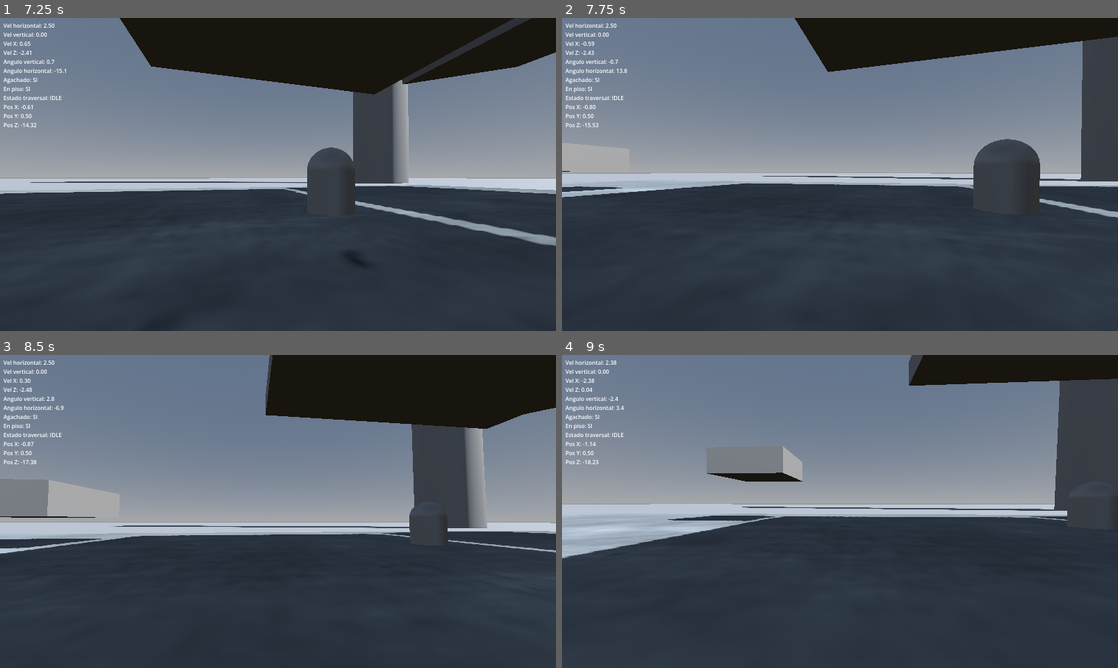
Above: before the commit, frames 1-4 (two rows, left to right).
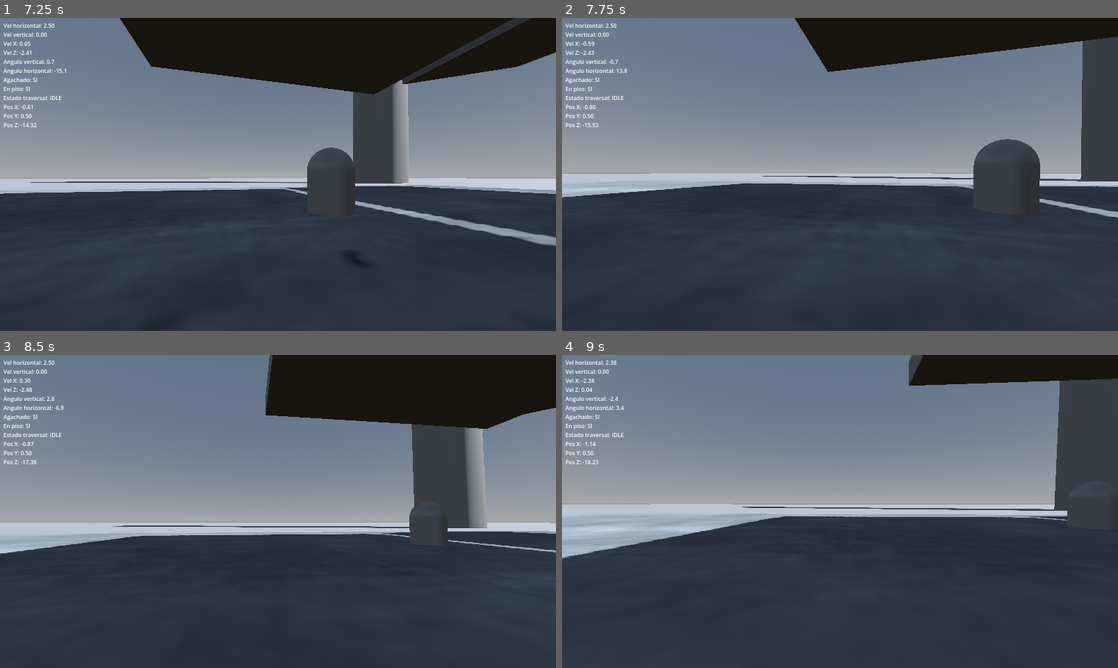
Above: after the commit, the same moments.

Repository: ElVerdulero2001/tun-tun-tun-sahur-el-juego-copia-de-Peripeteia-
Game: Godot game, scene res://levels/movement_test.tscn
The game is run twice, just before and just after one commit, with the same random seed, the same clock (stepped at 60 frames per second) and the same inputs.
Inputs (mouse positions are in pixels of both pictures, inside the frame that each line leads up to):
- Up to frame 1 (7.25 s): tap Enter at 0.5, 6.6 s; move the mouse to (305, 174) at 0.52 s; hold Ctrl (crouch) 0.53-1.28 s; hold W (move_forward) 0.53-5.78 s; click (305, 174) at 0.67 s; tap Space (jump) at 0.77, 1.52, 3.02, 3.77, 4.52, 6.02, 6.77 s; move the mouse to (250, 174) at 1.27 s; tap E (interactuar) at 1.35 s; move the mouse to (289, 168) at 2.02 s; tap C (kick) at 2.1 s; move the mouse to (272, 180) at 2.77 s; tap R (rotar_item) at 2.85 s; click (272, 180) at 2.92 s; move the mouse to (316, 177) at 3.52 s; hold Shift (run) 3.53-4.28 s; move the mouse to (233, 171) at 4.27 s; tap T (tirar_item) at 4.35 s; move the mouse to (283, 174) at 5.02 s; tap F (toggle_free_cam) at 5.1 s; click (283, 174) at 5.17 s; move the mouse to (255, 168) at 5.77 s; hold D (move_right) 5.78-6.53 s; tap K (toggle_trail) at 5.85 s; move the mouse to (305, 174) at 6.52 s; hold W (move_forward) from 6.53 s (still down)
- Up to frame 2 (7.75 s): keep holding W (move_forward); move the mouse to (812, 174) at 7.27 s; tap I at 7.35 s; click (812, 174) at 7.42 s; tap Space (jump) at 7.52 s
- Up to frame 3 (8.5 s): keep holding W (move_forward); move the mouse to (289, 505) at 8.02 s; hold J from 8.03 s (still down)
- Up to frame 4 (9 s): move the mouse to (834, 517) at 8.77 s; release W (move_forward) at 8.78 s; release J at 8.78 s; hold A (move_left) from 8.78 s (still down); tap L at 8.85 s

Frame 1 is identical in both runs. In frame 2, 0.1% of the frame differs, in the area x 0-11%, y 39-56%; in frame 3, 1.8%, in the area x 0-22%, y 39-62%; in frame 4, 1.0%.

Commit message:
sistema minimo de vehiculos guia por path3d, se tuvo que reconstruir todo desde cero, pero ahora es super robusto y soporta mucho abuso, cosa que la version anterior no

Diff:
--- a/levels/movement_test.tscn
+++ b/levels/movement_test.tscn
@@ -22,9 +22,11 @@
 [ext_resource type="PackedScene" uid="uid://c7dl0cwwdn0vp" path="res://scenes/props/dinamic/granada_01.tscn" id="20_00m5o"]
 [ext_resource type="PackedScene" uid="uid://cfgfx6u5ccnn7" path="res://scenes/props/static/escritorio_01.tscn" id="20_yig0p"]
 [ext_resource type="PackedScene" uid="uid://ddf7ji16h0jt3" path="res://scenes/props/static/circulo_circuloso.tscn" id="22_kcpfy"]
-[ext_resource type="Script" uid="uid://cw6roo4rhom6s" path="res://scripts/player n entities/systems/transport/caja.gd" id="23_0l33h"]
+[ext_resource type="Script" uid="uid://d237aithqk4tj" path="res://scripts/player n entities/systems/transport/nodes/nodes.gd" id="23_0l33h"]
 [ext_resource type="PackedScene" uid="uid://csxv50ydgh7d5" path="res://scenes/props/static/escalera_fea_v_1.tscn" id="23_co54g"]
+[ext_resource type="Script" uid="uid://iiwy1il82xxa" path="res://scripts/player n entities/systems/transport/nodes/script_del_path3d_prueba.gd" id="23_okx0b"]
 [ext_resource type="PackedScene" uid="uid://d1hcnv1fk1ld0" path="res://assets/models/no_collectibles/taladro_choto_1.glb" id="24_gpyf4"]
+[ext_resource type="Script" uid="uid://dr0d3ih0aef35" path="res://scripts/player n entities/systems/transport/nodes/script_para_el_vehiculo_prueba.gd" id="25_jm7au"]
 
 [sub_resource type="ProceduralSkyMaterial" id="ProceduralSkyMaterial_755td"]
 
@@ -291,19 +293,18 @@
 		print(\"[TransportPlatform] Pasajero bajó.\")
 "
 
-[sub_resource type="Curve3D" id="Curve3D_okx0b"]
-bake_interval = 37.9
+[sub_resource type="Curve3D" id="Curve3D_gpyf4"]
 _data = {
-"points": PackedVector3Array(0, 0, 0, 0, 0, 0, -20.627132, -16.185905, 29.436228, 0, 0, 0, 0, 0, 0, 2.4390488, -14.854205, -7.7412167, 0, 0, 0, 0, 0, 0, 10.193867, 2.7864227, -16.407587, 0, 0, 0, 0, 0, 0, 27.52988, 6.2211723, -31.660341, 0, 0, 0, 0, 0, 0, 40.46262, 10.630636, -36.050774, 0, 0, 0, 0, 0, 0, 49.51873, 15.893721, -24.171476, 0, 0, 0, 0, 0, 0, 40.375755, 24.25067, -13.314203, 0, 0, 0, 0, 0, 0, 26.62772, 33.14431, -18.967031, 0, 0, 0, 0, 0, 0, 28.700554, 39.604187, -34.544052, 0, 0, 0, 0, 0, 0, 49.59726, 49.90708, -34.143143, 0, 0, 0, 0, 0, 0, 93.48369, 68.90746, -6.5280094, 0, 0, 0, 0, 0, 0, 116.401, 77.75782, 9.957012, 0, 0, 0, 0, 0, 0, 124.18045, 82.76849, 15.608015),
-"tilts": PackedFloat32Array(0, 0, 0, 0, 0, 0, 0, 0, 0, 0, 0, 0, 0)
+"points": PackedVector3Array(0, 0, 0, 0, 0, 0, 35.07818, 0.8465004, 5.0575347, 0, 0, 0, 0, 0, 0, -18.612625, 1.1809702, 4.0296, 0, 0, 0, 0, 0, 0, -31.609867, 19.893055, 47.15647),
+"tilts": PackedFloat32Array(0, 0, 0)
 }
-point_count = 13
+point_count = 3
+
+[sub_resource type="SphereMesh" id="SphereMesh_okx0b"]
+
+[sub_resource type="BoxMesh" id="BoxMesh_7ued8"]
 
 [sub_resource type="BoxShape3D" id="BoxShape3D_8rkqj"]
-size = Vector3(3, 1, 3)
-
-[sub_resource type="BoxMesh" id="BoxMesh_2fbo5"]
-size = Vector3(3, 1, 3)
 
 [node name="MovementTest" type="Node3D" unique_id=15402342 groups=["raycast"]]
 
@@ -635,21 +636,45 @@
 
 [node name="paths" type="Node3D" parent="world/enviroment" unique_id=1832831257]
 
-[node name="teleferico_prueba" type="Node3D" parent="world/enviroment/paths" unique_id=73706920]
-
-[node name="Path3D" type="Path3D" parent="world/enviroment/paths/teleferico_prueba" unique_id=1704004717]
-transform = Transform3D(1, 0, 0, 0, 1, 0, 0, 0, 1, -15.37373, 16.39992, -12.512152)
-curve = SubResource("Curve3D_okx0b")
-
-[node name="AnimatableBody3D" type="AnimatableBody3D" parent="world/enviroment/paths/teleferico_prueba/Path3D" unique_id=131920961]
-transform = Transform3D(1, 0, 0, 0, 1, 0, 0, 0, 1, -18.475594, -12.925449, 32.26104)
+[node name="teleferico_prueba" type="Node" parent="world/enviroment/paths" unique_id=1349294085]
+
+[node name="RP_BRAKE" type="Path3D" parent="world/enviroment/paths/teleferico_prueba" unique_id=900466456]
+curve = SubResource("Curve3D_gpyf4")
+script = ExtResource("23_okx0b")
+
+[node name="RP_BRAKE" type="PathFollow3D" parent="world/enviroment/paths/teleferico_prueba/RP_BRAKE" unique_id=1446761143]
+transform = Transform3D(0.019140324, 0.006226278, 0.9996856, 2.7455274e-06, 0.9998489, -0.0062275957, -0.9997278, 0.0001219513, 0.0191395, -4.46384, 1.0928297, 4.300485)
+progress = 39.55
 script = ExtResource("23_0l33h")
 
-[node name="CollisionShape3D" type="CollisionShape3D" parent="world/enviroment/paths/teleferico_prueba/Path3D/AnimatableBody3D" unique_id=2087154655]
+[node name="MeshInstance3D" type="MeshInstance3D" parent="world/enviroment/paths/teleferico_prueba/RP_BRAKE/RP_BRAKE" unique_id=1938529044]
+mesh = SubResource("SphereMesh_okx0b")
+
+[node name="RP_STOP" type="PathFollow3D" parent="world/enviroment/paths/teleferico_prueba/RP_BRAKE" unique_id=817438096]
+transform = Transform3D(0.01914002, 0.006226278, 0.9996851, 2.7454837e-06, 0.9998489, -0.006227593, -0.9997119, 0.0001219513, 0.019139491, -12.402298, 1.1422826, 4.1484995)
+progress = 47.49
+script = ExtResource("23_0l33h")
+point_type = 1
+
+[node name="MeshInstance3D" type="MeshInstance3D" parent="world/enviroment/paths/teleferico_prueba/RP_BRAKE/RP_STOP" unique_id=1490053209]
+mesh = SubResource("SphereMesh_okx0b")
+
+[node name="RP_CRUISE" type="PathFollow3D" parent="world/enviroment/paths/teleferico_prueba/RP_BRAKE" unique_id=117927700]
+transform = Transform3D(0.019140333, 0.00622633, 0.99968535, -4.6561754e-10, 0.9998488, -0.0062275943, -0.99972284, 0.000119206605, 0.019139614, 35.07818, 0.8465004, 5.0575347)
+script = ExtResource("23_0l33h")
+point_type = 2
+
+[node name="MeshInstance3D" type="MeshInstance3D" parent="world/enviroment/paths/teleferico_prueba/RP_BRAKE/RP_CRUISE" unique_id=1349361195]
+mesh = SubResource("SphereMesh_okx0b")
+
+[node name="AnimatableBody3D" type="AnimatableBody3D" parent="world/enviroment/paths/teleferico_prueba/RP_BRAKE" unique_id=1895909032]
+script = ExtResource("25_jm7au")
+
+[node name="MeshInstance3D" type="MeshInstance3D" parent="world/enviroment/paths/teleferico_prueba/RP_BRAKE/AnimatableBody3D" unique_id=1458891526]
+mesh = SubResource("BoxMesh_7ued8")
+
+[node name="CollisionShape3D" type="CollisionShape3D" parent="world/enviroment/paths/teleferico_prueba/RP_BRAKE/AnimatableBody3D" unique_id=1495130031]
 shape = SubResource("BoxShape3D_8rkqj")
-
-[node name="MeshInstance3D" type="MeshInstance3D" parent="world/enviroment/paths/teleferico_prueba/Path3D/AnimatableBody3D" unique_id=37369337]
-mesh = SubResource("BoxMesh_2fbo5")
 
 [node name="entities" type="Node3D" parent="." unique_id=2102854069]
 
--- /dev/null
+++ b/scenes/components/systems/transport/stop_point.tscn
@@ -0,0 +1,11 @@
+[gd_scene format=3 uid="uid://baawti3new1d4"]
+
+[ext_resource type="Script" uid="uid://d237aithqk4tj" path="res://scripts/player n entities/systems/transport/nodes/nodes.gd" id="1_cbfkw"]
+
+[sub_resource type="SphereMesh" id="SphereMesh_4ou78"]
+
+[node name="StopPoint" type="Node3D" unique_id=2028884221]
+script = ExtResource("1_cbfkw")
+
+[node name="MeshInstance3D" type="MeshInstance3D" parent="." unique_id=1678325250]
+mesh = SubResource("SphereMesh_4ou78")
--- /dev/null
+++ b/scenes/props/dinamic/vehicle_test_01.tscn
@@ -0,0 +1,18 @@
+[gd_scene format=3 uid="uid://bi2qpa7wmrn5t"]
+
+[ext_resource type="Script" uid="uid://cw6roo4rhom6s" path="res://scripts/player n entities/systems/transport/caja.gd" id="1_41ndw"]
+
+[sub_resource type="BoxShape3D" id="BoxShape3D_8nmq0"]
+size = Vector3(3, 1, 3)
+
+[sub_resource type="BoxMesh" id="BoxMesh_41ndw"]
+size = Vector3(3, 1, 3)
+
+[node name="vehicle_test_01" type="AnimatableBody3D" unique_id=199964907]
+script = ExtResource("1_41ndw")
+
+[node name="CollisionShape3D" type="CollisionShape3D" parent="." unique_id=228244394]
+shape = SubResource("BoxShape3D_8nmq0")
+
+[node name="MeshInstance3D" type="MeshInstance3D" parent="." unique_id=101646642]
+mesh = SubResource("BoxMesh_41ndw")
--- a/scripts/player n entities/systems/transport/caja.gd
+++ /dev/null
@@ -1,20 +0,0 @@
-extends AnimatableBody3D
-
-@export var velocidad: float = 5.0
-
-var _curva: Curve3D = null
-var _longitud: float = 0.0
-var _progreso: float = 0.0
-
-func _ready() -> void:
-	_curva = (get_parent() as Path3D).curve
-	_longitud = _curva.get_baked_length()
-
-func _physics_process(delta: float) -> void:
-	_progreso += (velocidad * delta) / _longitud
-	if _progreso > 1.0:
-		_progreso -= 1.0
-
-	var pos_local = _curva.sample_baked(_progreso * _longitud)
-	var pos_global = get_parent().to_global(pos_local)
-	move_and_collide(pos_global - global_position)
--- /dev/null
+++ b/scripts/player n entities/systems/transport/nodes/nodes.gd
@@ -0,0 +1,9 @@
+extends PathFollow3D
+
+enum RoutePointType {
+	BRAKE,
+	STOP,
+	CRUISE
+}
+
+@export var point_type : RoutePointType
--- /dev/null
+++ b/scripts/player n entities/systems/transport/nodes/script_del_path3d_prueba.gd
@@ -0,0 +1,58 @@
+extends Path3D
+
+
+func _ready() -> void:
+
+	actualizar_routepoints()
+
+
+func actualizar_routepoints() -> void:
+
+	var routepoints: Array = []
+
+	for child in get_children():
+
+		if child is PathFollow3D:
+			routepoints.append(child)
+
+	routepoints.sort_custom(
+		func(a, b):
+			return a.progress < b.progress
+	)
+
+	print("")
+	print("===== ROUTEPOINTS =====")
+	print("")
+
+	for i in range(routepoints.size()):
+
+		var rp = routepoints[i]
+
+		var tipo := "DESCONOCIDO"
+
+		match rp.point_type:
+
+			rp.RoutePointType.BRAKE:
+				tipo = "BRAKE"
+
+			rp.RoutePointType.STOP:
+				tipo = "STOP"
+
+			rp.RoutePointType.CRUISE:
+				tipo = "CRUISE"
+
+		print(
+			"#",
+			i,
+			" | ",
+			rp.name,
+			" | ",
+			tipo,
+			" | Progress: ",
+			rp.progress,
+			"m"
+		)
+
+	print("")
+	print("======================")
+	print("")
--- /dev/null
+++ b/scripts/player n entities/systems/transport/nodes/script_para_el_vehiculo_prueba.gd
@@ -0,0 +1,183 @@
+extends AnimatableBody3D
+
+@export var velocidad_crucero: float = 5.0
+@export var velocidad_frenado: float = 2.0
+
+enum VehicleState {
+	CRUISING,
+	BRAKING,
+	STOPPED
+}
+
+var _estado: VehicleState = VehicleState.CRUISING
+
+var _curva: Curve3D
+var _longitud: float
+
+var _progress_actual: float = 0.0
+var _velocidad_actual: float = 5.0
+
+var _routepoints: Array[PathFollow3D] = []
+var _indice_actual: int = 0
+
+var _progress_objetivo: float = 0.0
+var _terminado: bool = false
+
+
+func _ready() -> void:
+
+	var path := get_parent() as Path3D
+
+	if path == null:
+		push_error("Vehicle debe ser hijo de un Path3D")
+		return
+
+	_curva = path.curve
+	_longitud = _curva.get_baked_length()
+
+	_velocidad_actual = velocidad_crucero
+
+	_construir_lista()
+
+	if _routepoints.is_empty():
+		push_error("No se encontraron RoutePoints")
+		return
+
+	_seleccionar_objetivo(0)
+
+
+func _construir_lista() -> void:
+
+	_routepoints.clear()
+
+	var path := get_parent() as Path3D
+
+	for child in path.get_children():
+
+		if child is PathFollow3D:
+			_routepoints.append(child)
+
+	_routepoints.sort_custom(
+		func(a: PathFollow3D, b: PathFollow3D) -> bool:
+			return a.progress < b.progress
+	)
+
+	print("")
+	print("===== LISTA DE ROUTEPOINTS =====")
+
+	for i in range(_routepoints.size()):
+
+		var rp := _routepoints[i]
+
+		print(
+			"#",
+			i,
+			" | ",
+			rp.name,
+			" | Progress: ",
+			rp.progress,
+			"m"
+		)
+
+	print("===============================")
+	print("")
+
+
+func _seleccionar_objetivo(indice: int) -> void:
+
+	if indice >= _routepoints.size():
+
+		print("")
+		print("===================================")
+		print("FIN DE LA RUTA")
+		print("===================================")
+		print("")
+
+		_terminado = true
+		return
+
+	_indice_actual = indice
+
+	var rp := _routepoints[_indice_actual]
+
+	_progress_objetivo = rp.progress
+
+	print("")
+	print("Nuevo objetivo: ", rp.name)
+	print("Progress objetivo: ", _progress_objetivo)
+	print("")
+
+
+func _procesar_routepoint(rp: PathFollow3D) -> void:
+
+	match rp.point_type:
+
+		rp.RoutePointType.BRAKE:
+
+			_estado = VehicleState.BRAKING
+			_velocidad_actual = velocidad_frenado
+
+			print("")
+			print(">>> ESTADO = BRAKING")
+			print(">>> VELOCIDAD = ", _velocidad_actual)
+			print("")
+
+		rp.RoutePointType.STOP:
+
+			_estado = VehicleState.STOPPED
+			_velocidad_actual = 0.0
+
+			print("")
+			print(">>> ESTADO = STOPPED")
+			print(">>> VELOCIDAD = ", _velocidad_actual)
+			print("")
+
+		rp.RoutePointType.CRUISE:
+
+			_estado = VehicleState.CRUISING
+			_velocidad_actual = velocidad_crucero
+
+			print("")
+			print(">>> ESTADO = CRUISING")
+			print(">>> VELOCIDAD = ", _velocidad_actual)
+			print("")
+
+
+func _physics_process(delta: float) -> void:
+
+	if _curva == null:
+		return
+
+	if _terminado:
+		return
+
+	_progress_actual += _velocidad_actual * delta
+
+	if _progress_actual >= _progress_objetivo:
+
+		_progress_actual = _progress_objetivo
+
+		var rp := _routepoints[_indice_actual]
+
+		print("")
+		print("===================================")
+		print("LLEGUÉ A: ", rp.name)
+		print("Progress: ", rp.progress)
+		print("===================================")
+		print("")
+
+		_procesar_routepoint(rp)
+
+		_seleccionar_objetivo(_indice_actual + 1)
+
+	var posicion_local: Vector3 = _curva.sample_baked(
+		_progress_actual
+	)
+
+	var posicion_global: Vector3 = (
+		get_parent() as Path3D
+	).to_global(posicion_local)
+
+	move_and_collide(
+		posicion_global - global_position
+	)
Not shown, removed: scripts/player n entities/systems/transport/caja.gd.uid
Not shown, added: scripts/player n entities/systems/transport/nodes/nodes.gd.uid
Not shown, added: scripts/player n entities/systems/transport/nodes/script_del_path3d_prueba.gd.uid
Not shown, added: scripts/player n entities/systems/transport/nodes/script_para_el_vehiculo_prueba.gd.uid
